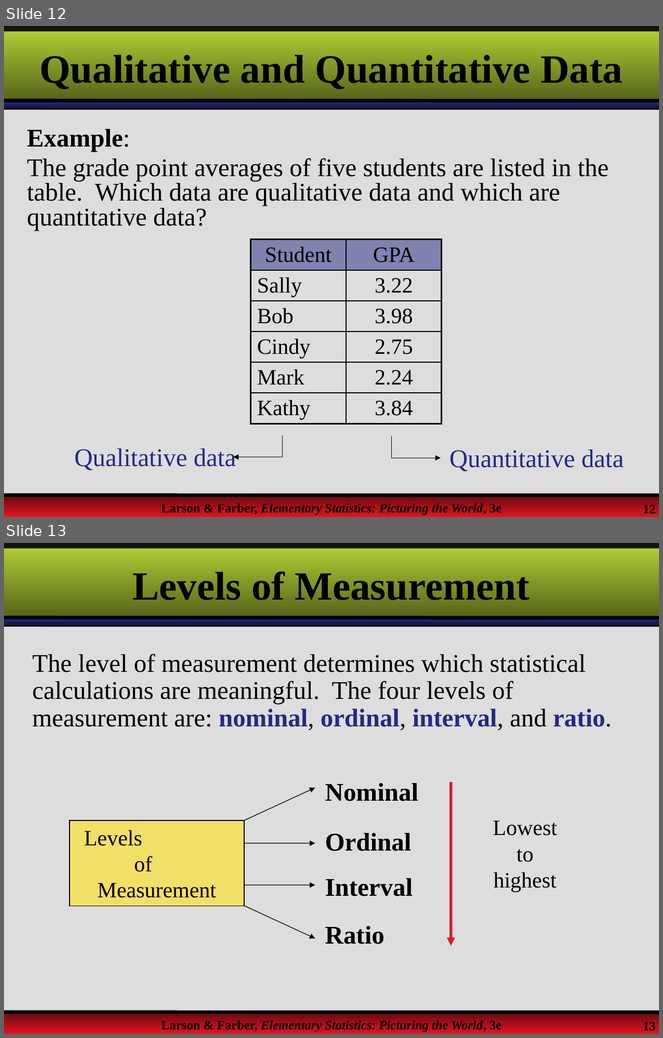
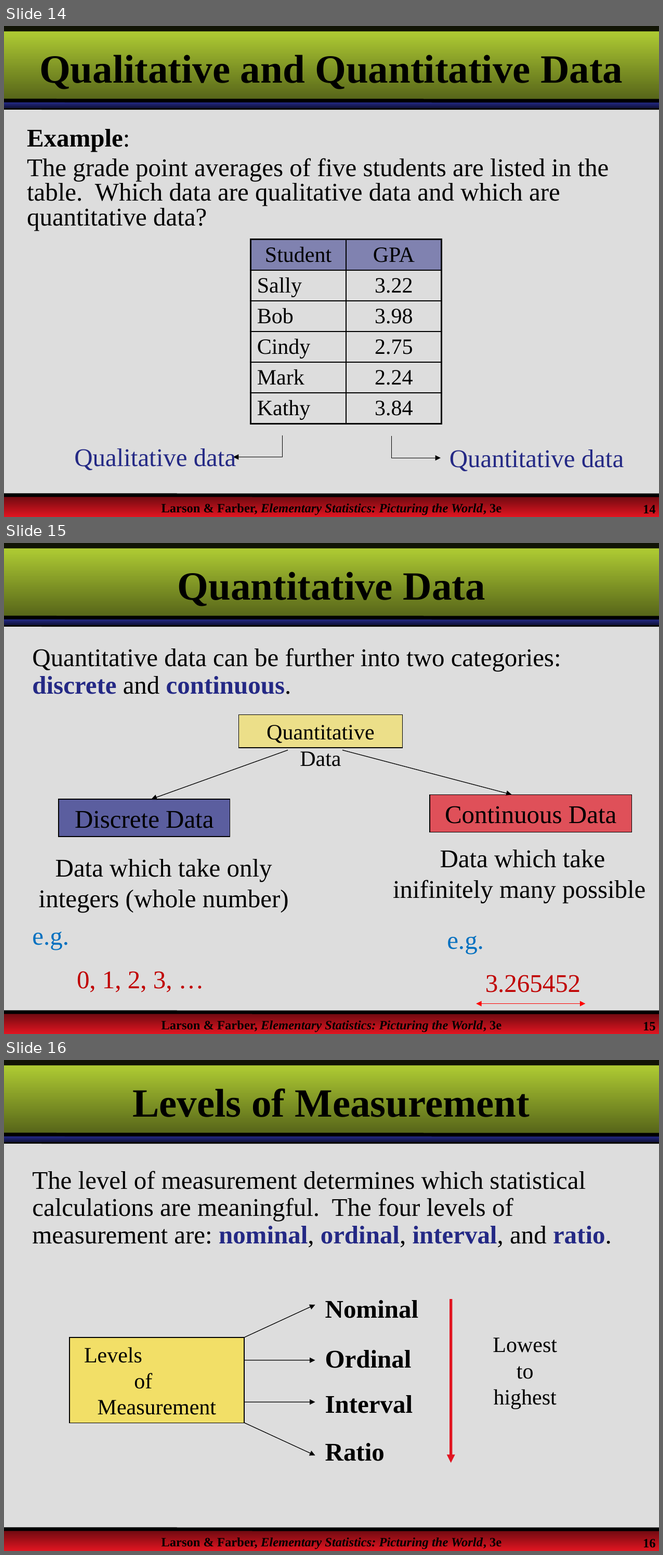
Before and after one commit to MMabaso/Quantitative-Techniques-Lecture, a slide deck: QTS105D/Lecture1.pptx. Shown one above the other, each under a label of ours: slides 12 and 13 before the commit, slides 14, 15 and 16 after it. The pictures are 663x1038 and 663x1555 pixels, drawn with LibreOffice and Linux fonts; fonts in the diff are those of the drawing; background and template pictures are left out. Boxes give left, top, right and bottom in pixels: in the first picture for what was removed or moved away, otherwise in the second. Text is boxed around its words. In the diff, an @@ line names an element or a change of style, - is before the commit and + after.

```diff
--- a/QTS105D/Lecture1.pptx
+++ b/QTS105D/Lecture1.pptx
@@ slide 15 added at (4, 543, 659, 1034), background picture (left out); not listed: 9 template elements that a slide beside it also shows @@
@@ title added at (178, 568, 485, 606), 44 pt, text #000000, bold @@
+Quantitative Data
@@ text added at (32, 648, 561, 694), 28 pt, text #000000 @@
+Quantitative data can be further into two categories: discrete and continuous.
@@ rectangle added at (239, 715, 402, 747), fill #FBE136 at 50% opacity, outline #000000 0.75 pt, 24 pt, text #000000 @@
+Quantitative Data
@@ arrow added from (288, 750) to (152, 799), #000000 0.75 pt @@
@@ arrow added from (343, 750) to (512, 795), #000000 0.75 pt @@
@@ rectangle added at (59, 799, 230, 836), fill #242985 at 70% opacity, outline #000000 0.75 pt, 28 pt, text #000000 @@
+Discrete Data
@@ rectangle added at (430, 795, 632, 832), fill #E11521 at 70% opacity, outline #000000 0.75 pt, 28 pt, text #000000 @@
+Continuous Data
@@ text added at (393, 850, 646, 903), 28 pt, text #000000 @@
+Data which take inifinitely many possible
@@ text added at (39, 859, 289, 913), 28 pt, text #000000 @@
+Data which take only integers (whole number)
@@ text added at (32, 932, 172, 993), 28 pt, text #C00000 @@
+e.g.
+0, 1, 2, 3, …
@@ text added at (447, 936, 581, 993), 28 pt, text #C00000 @@
+e.g.
+3.265452
@@ double arrow added from (476, 1004) to (586, 1004), #FF0000 0.75 pt @@
@@ what was slide 12 is now slide 14 @@
@@ page number at (643, 505, 656, 516): text changed @@
-12
+14
@@ what was slide 13 is now slide 16 @@
@@ page number at (643, 1539, 656, 1550): text changed @@
-13
+16
```
Also in this commit, not shown: 10 slides changed, 8 other slides added, 2 slides removed.
